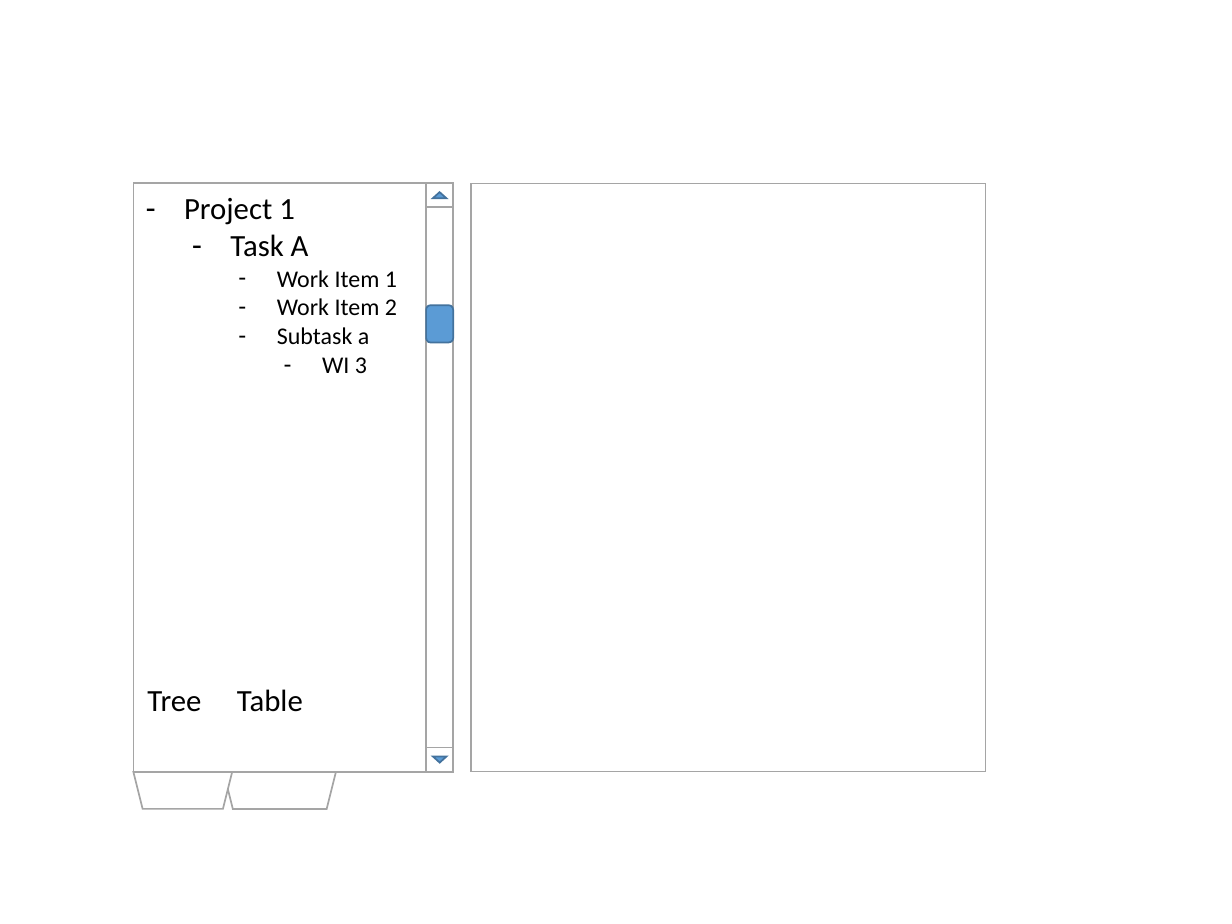
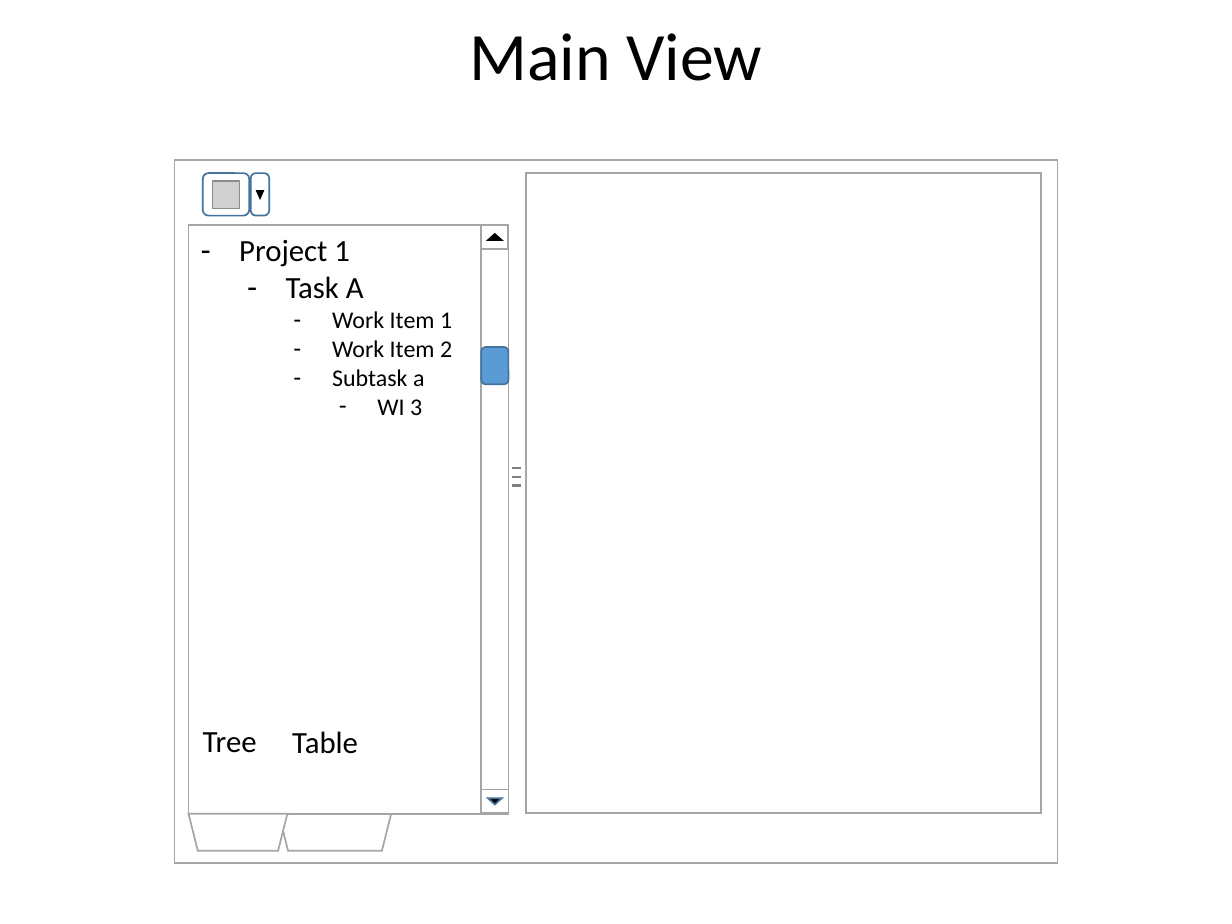
Before and after one commit to joesgordon/gordoza-code, a slide deck: slide 1 of java/Taskflow/docs/screens.pptx. Drawn at 1232x924 pixels with LibreOffice and Linux fonts; fonts in the diff are those of the drawing; grey boxes stand for pictures. Boxes give left, top, right and bottom in pixels: in the first picture for what was removed or moved away, otherwise in the second. Text is boxed around its words. In the diff, an @@ line names an element or a change of style, - is before the commit and + after.

```diff
--- a/java/Taskflow/docs/screens.pptx
+++ b/java/Taskflow/docs/screens.pptx
@@ title added at (x1=470, y1=33, x2=762, y2=81), 39.6 pt, text #000000 @@
+Main View
@@ rectangle resized from (x1=471, y1=184, x2=986, y2=771) to (x1=526, y1=174, x2=1041, y2=814) @@
@@ triangle at (x1=488, y1=234, x2=501, y2=240): fill #5B9BD5 to #000000; outline #43739E 1 pt to #000000 1 pt @@
@@ group added at (x1=175, y1=160, x2=1058, y2=864): 3 lines, 2 rounded rectangles, 1 rectangle, 1 picture, 1 triangle @@
@@ 4 rectangles, 2 trapezoids, 2 triangles, 1 rounded rectangle moved together from (x1=133, y1=184, x2=453, y2=809) to (x1=188, y1=225, x2=509, y2=851) @@
@@ triangle at (x1=488, y1=798, x2=501, y2=804): fill #5B9BD5 to #000000 @@
```
Also in this commit, not shown: 3 slides added, 16 other files.
